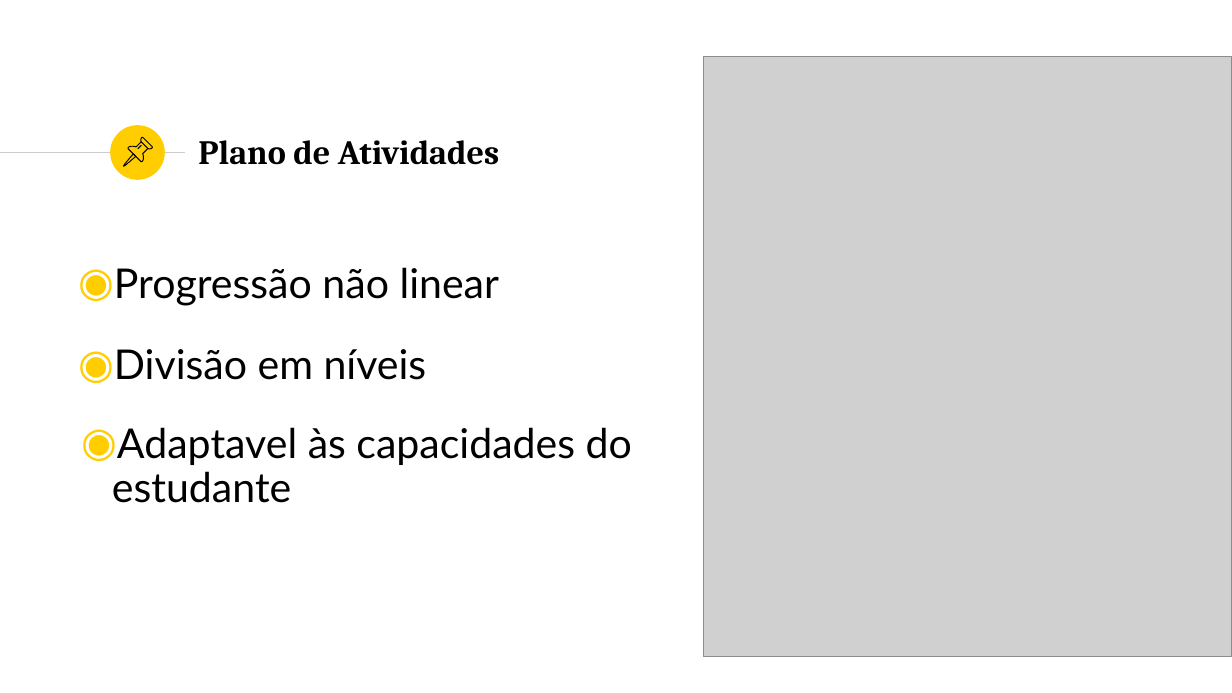
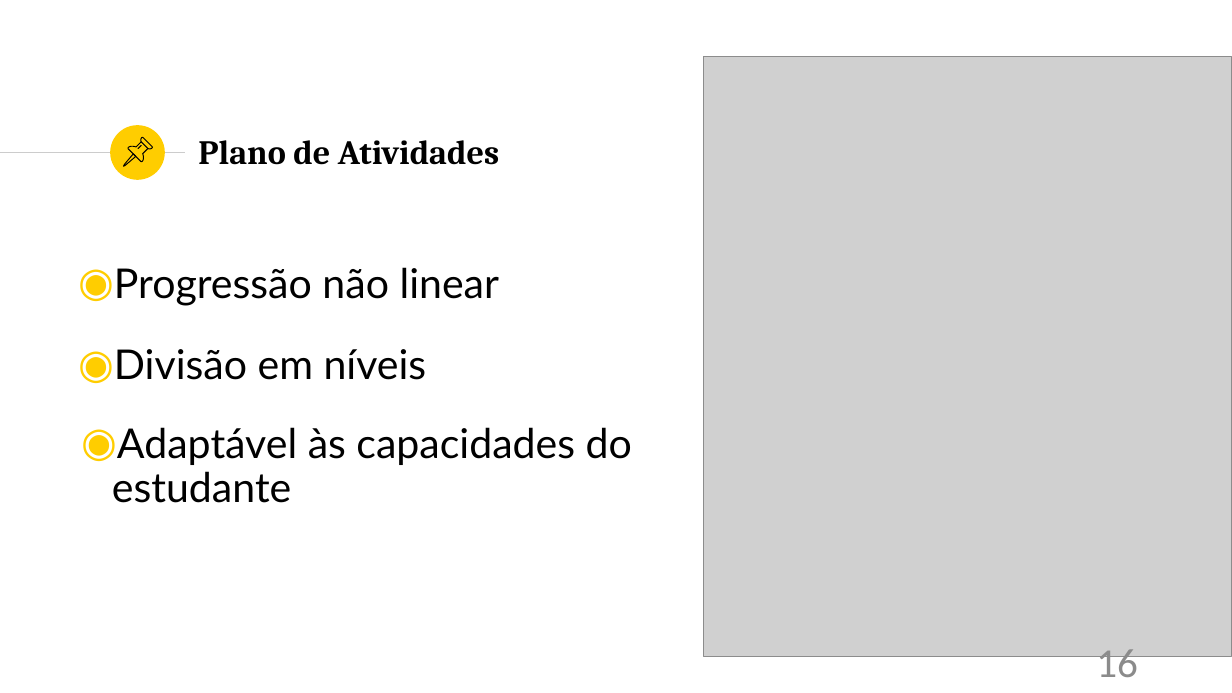
Before and after one commit to LuisEduardoReis/DISS_games, a slide deck: slide 16 of apresentacao/apresentacao.pptx (slide 15 before the commit). Drawn at 1232x693 pixels with LibreOffice and Linux fonts; fonts in the diff are those of the drawing; grey boxes stand for pictures. Boxes give left, top, right and bottom in pixels: in the first picture for what was removed or moved away, otherwise in the second. Text is boxed around its words. In the diff, an @@ line names an element or a change of style, - is before the commit and + after.

```diff
--- a/apresentacao/apresentacao.pptx
+++ b/apresentacao/apresentacao.pptx
@@ text at box(112, 427, 632, 503): text changed @@
-◉ Adaptavel às capacidades do estudante
+◉ Adaptável às capacidades do estudante
@@ page number added at box(1096, 649, 1138, 677), 32 pt, text #8C8C8C @@
+16
```
Also in this commit, not shown: 30 other slides changed, 3 slides added, 1 other file.
